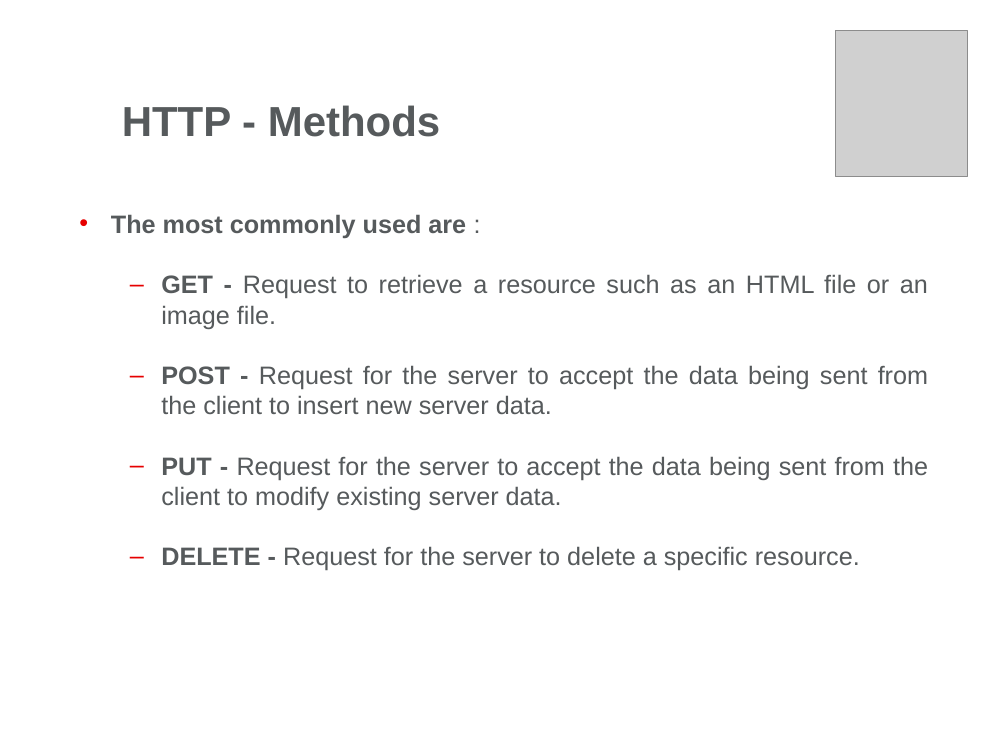
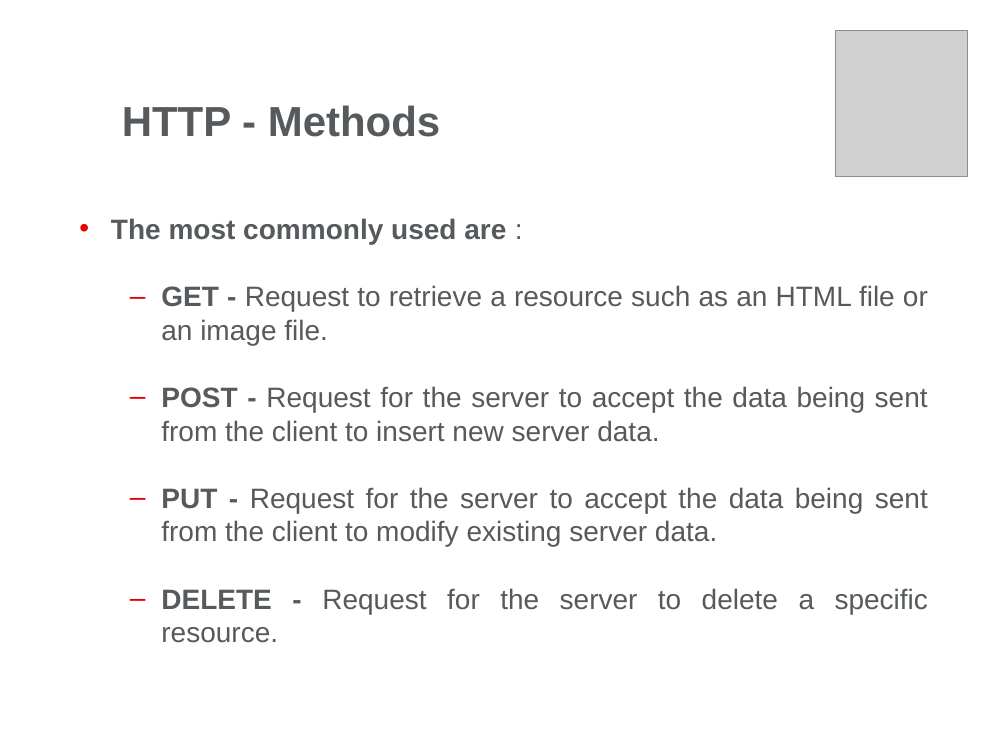
Before and after one commit to milanblank/JavaDocs, a slide deck: slide 26 of Servlets/Day1/Docs/Web Presentation-Part1.pptx. Drawn at 1008x756 pixels with LibreOffice and Linux fonts; fonts in the diff are those of the drawing; grey boxes stand for pictures; background and template pictures are left out. Boxes give left, top, right and bottom in pixels: in the first picture for what was removed or moved away, otherwise in the second. Text is boxed around its words. In the diff, an @@ line names an element or a change of style, - is before the commit and + after.

```diff
--- a/Servlets/Day1/Docs/Web Presentation-Part1.pptx
+++ b/Servlets/Day1/Docs/Web Presentation-Part1.pptx
@@ text "The most commonly used are ..." at box(111, 218, 928, 643): size 18 to 20 pt @@
```
Also in this commit, not shown: 15 other slides changed, 17 other files.
